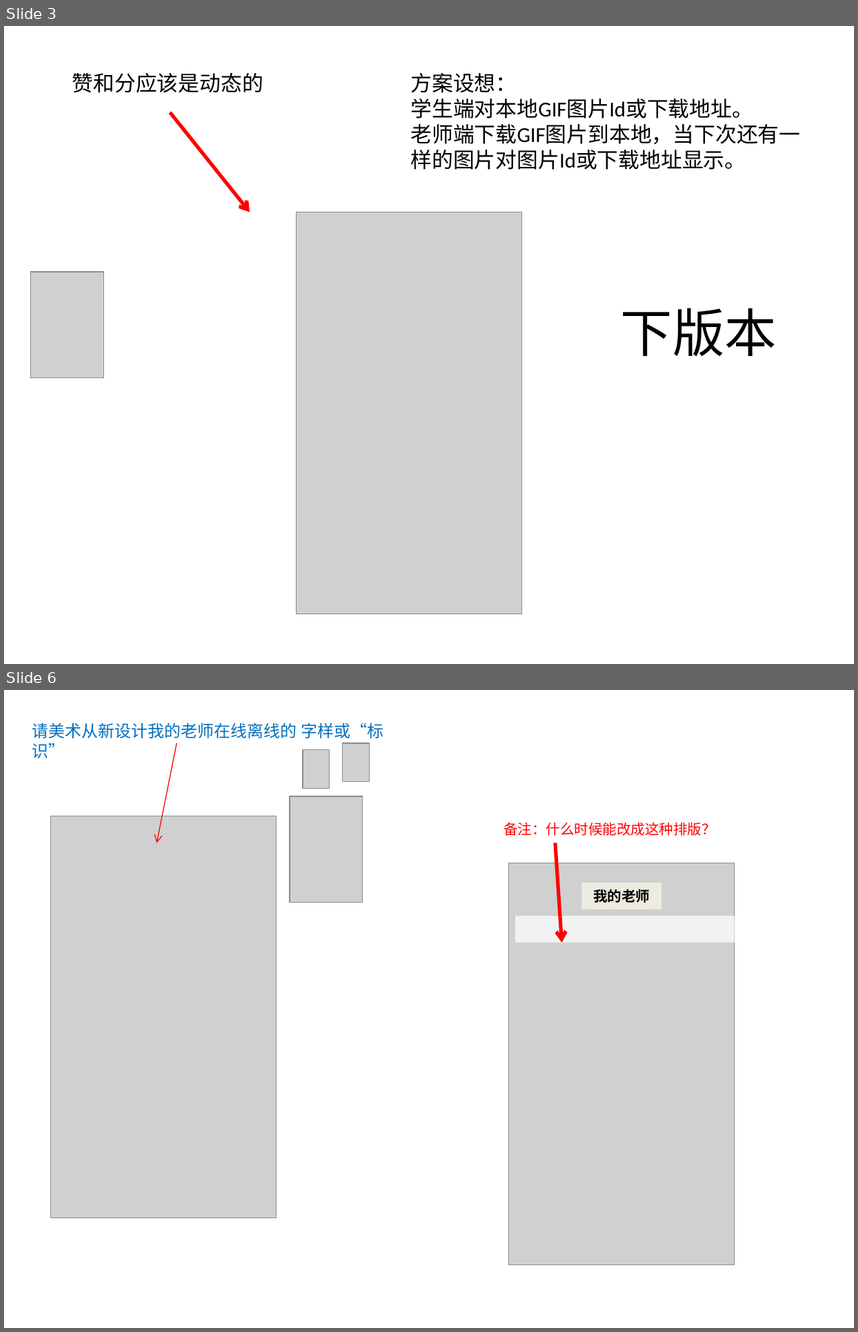
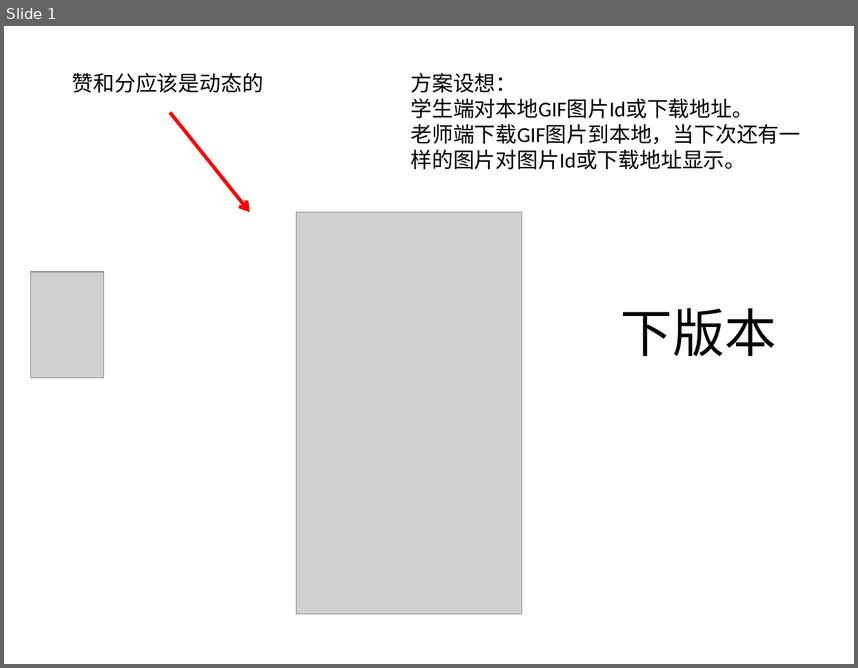
Before and after one commit to Nodeer/shike_new, a slide deck: Shike/doc/2014-11-12-小版本升级-01.pptx. Shown one above the other, each under a label of ours: slides 3 and 6 before the commit, slide 1 after it; the slides between them are not shown. The pictures are 858x1332 and 858x668 pixels, drawn with LibreOffice and Linux fonts; fonts in the diff are those of the drawing; grey boxes stand for pictures. Boxes give left, top, right and bottom in pixels: in the first picture for what was removed or moved away, otherwise in the second. Text is boxed around its words. In the diff, an @@ line names an element or a change of style, - is before the commit and + after.

```diff
--- a/Shike/doc/2014-11-12-小版本升级-01.pptx
+++ b/Shike/doc/2014-11-12-小版本升级-01.pptx
@@ slide 6 removed at (x1=4, y1=690, x2=854, y2=1328), background #FFFFFF @@
@@ text removed at (x1=32, y1=722, x2=383, y2=738) @@
-请美术从新设计我的老师在线离线的 字样或“标识”
@@ arrow removed from (176, 742) to (157, 843) @@
@@ picture removed at (x1=303, y1=749, x2=330, y2=788) @@
@@ picture removed at (x1=342, y1=742, x2=369, y2=781) @@
@@ picture removed at (x1=290, y1=796, x2=363, y2=902) @@
@@ picture removed at (x1=51, y1=816, x2=277, y2=1217) @@
@@ text removed at (x1=504, y1=822, x2=716, y2=836) @@
-备注：什么时候能改成这种排版？
@@ arrow removed from (555, 843) to (562, 943) @@
@@ picture removed at (x1=509, y1=862, x2=735, y2=1264) @@
@@ rectangle removed at (x1=582, y1=883, x2=662, y2=909) @@
-我的老师
@@ rectangle removed at (x1=516, y1=916, x2=735, y2=943) @@
@@ what was slide 3 is now slide 1 @@
```
Also in this commit, not shown: 6 other slides removed, 18 other files.
